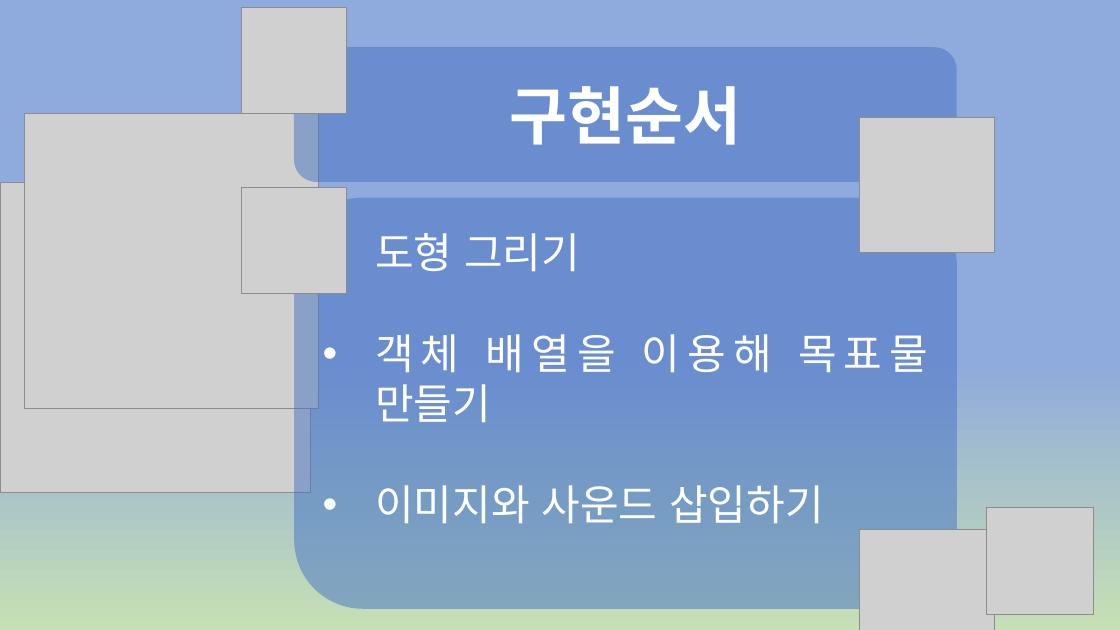
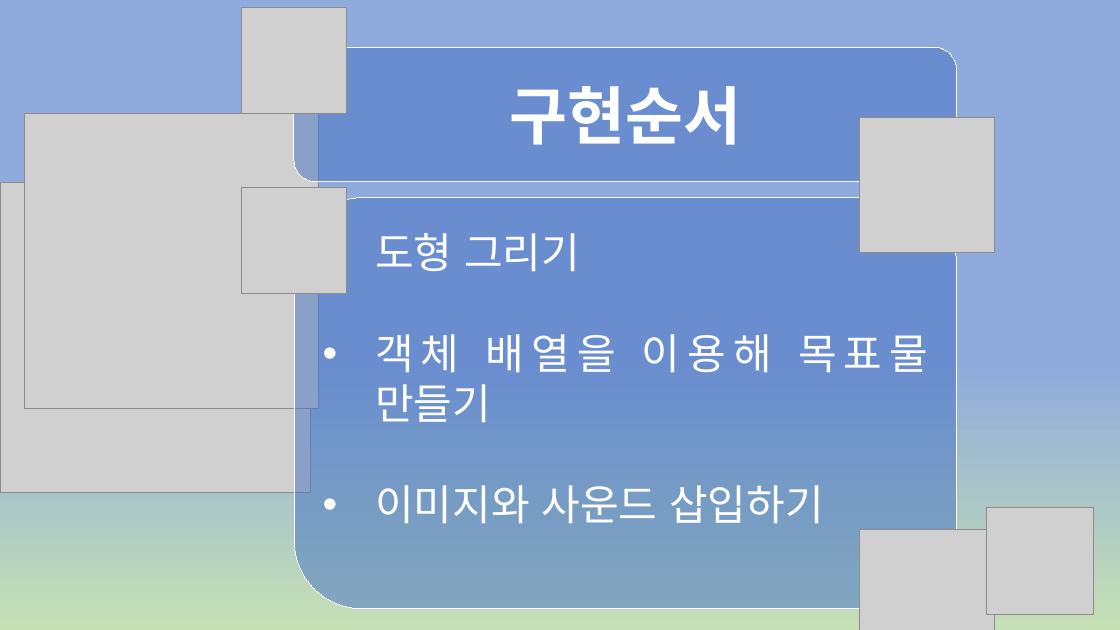
Before and after one commit to Gurigae/HappyFrog, a slide deck: slide 4 of 13팀ppt.pptx. Drawn at 1120x630 pixels with LibreOffice and Linux fonts; fonts in the diff are those of the drawing; grey boxes stand for pictures. Boxes give left, top, right and bottom in pixels: in the first picture for what was removed or moved away, otherwise in the second. Text is boxed around its words. In the diff, an @@ line names an element or a change of style, - is before the commit and + after.

```diff
--- a/13팀ppt.pptx
+++ b/13팀ppt.pptx
@@ rounded rectangle "구현순서" at bbox=[294, 47, 957, 181]: outline none to #FFFFFF 0.75 pt @@
@@ rounded rectangle "도형 그리기" at bbox=[294, 197, 957, 609]: outline none to #FFFFFF 0.75 pt @@
```
Also in this commit, not shown: 2 other slides changed.
